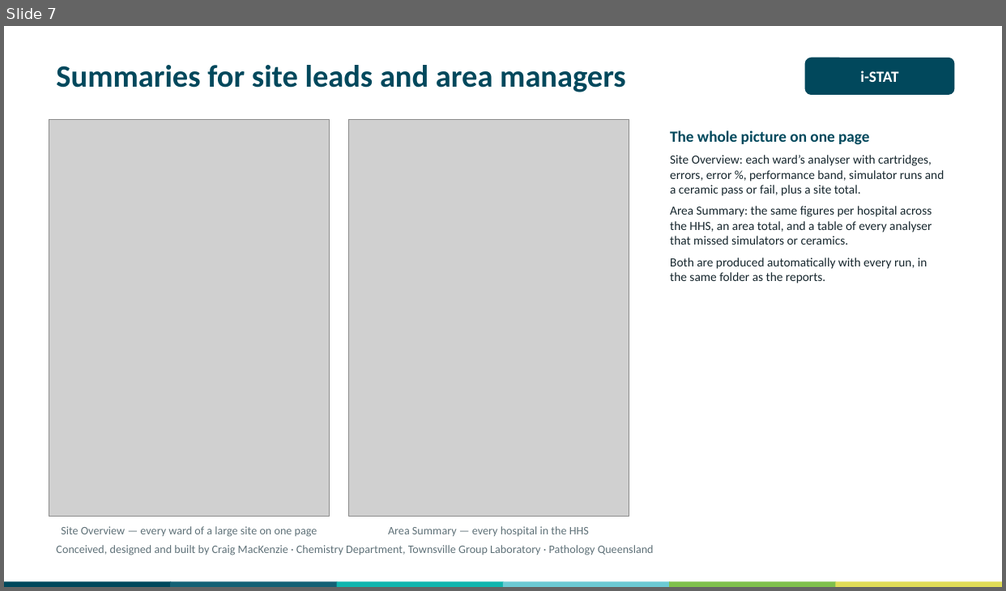
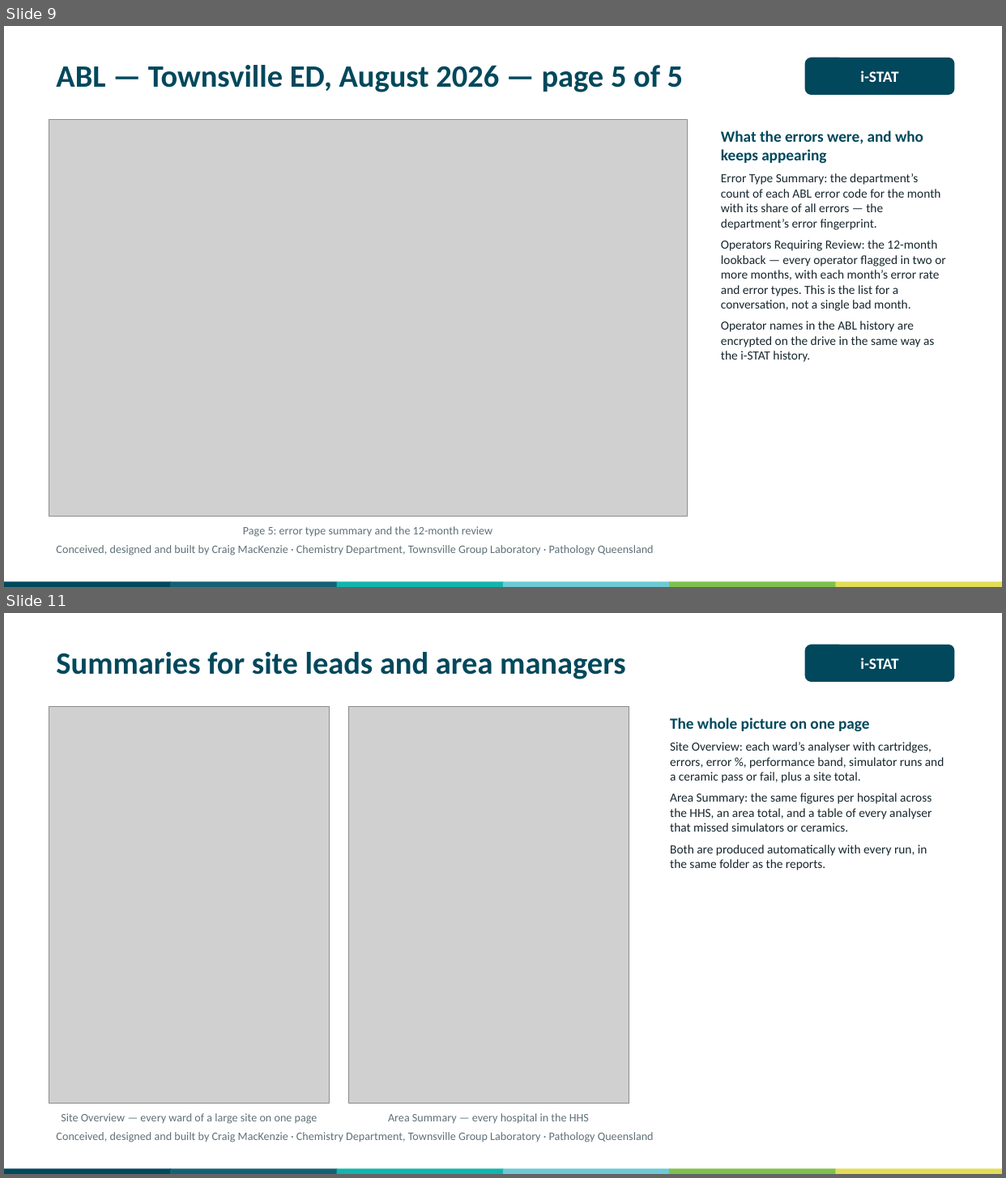
Before and after one commit to swornsealed/Report-app, a slide deck: PQ_Report_Generator_Overview_for_Managers.pptx. Shown one above the other, each under a label of ours: slide 7 before the commit, slides 9 and 11 after it; the slides between them are not shown. The pictures are 1006x591 and 1006x1178 pixels, drawn with LibreOffice and Linux fonts; fonts in the diff are those of the drawing; grey boxes stand for pictures. Boxes give left, top, right and bottom in pixels: in the first picture for what was removed or moved away, otherwise in the second. Text is boxed around its words. In the diff, an @@ line names an element or a change of style, - is before the commit and + after.

```diff
--- a/PQ_Report_Generator_Overview_for_Managers.pptx
+++ b/PQ_Report_Generator_Overview_for_Managers.pptx
@@ slide 9 added at (4,26,1002,587), background #FFFFFF @@
@@ text added at (56,65,683,92), 30 pt, text #01485C, bold @@
+ABL — Townsville ED, August 2026 — page 5 of 5
@@ rounded rectangle added at (805,58,955,95), fill #01485C, 15 pt, text #FFFFFF, bold @@
+i-STAT
@@ picture added at (49,120,688,516) @@
@@ text added at (721,130,945,362), 12 pt, text #17272E @@
+What the errors were, and who keeps appearing
+Error Type Summary: the department’s count of each ABL error code for the month with its share of all errors — the department’s error fingerprint.
+Operators Requiring Review: the 12-month lookback — every operator flagged in two or more months, with each month’s error rate and error types. This is the list for a conversation, not a single bad month.
+Operator names in the ABL history are encrypted on the drive in the same way as the i-STAT history.
@@ text added at (243,527,492,537), 11 pt, text #5F7178 @@
+Page 5: error type summary and the 12-month review
@@ text added at (56,545,654,556), 11 pt, text #5F7178 @@
+Conceived, designed and built by Craig MacKenzie · Chemistry Department, Townsville Group Laboratory · Pathology Queensland
@@ rectangle added at (4,582,171,587), fill #01485C @@
@@ rectangle added at (170,582,337,587), fill #146175 @@
@@ rectangle added at (336,582,503,587), fill #11B5AE @@
@@ rectangle added at (503,582,671,587), fill #6CCAD4 @@
@@ rectangle added at (670,582,837,587), fill #7FC04C @@
@@ rectangle added at (836,582,1002,587), fill #E1DD57 @@
@@ what was slide 7 is now slide 11 @@
```
Also in this commit, not shown: 1 slide changed, 3 other slides added, 9 other files.
